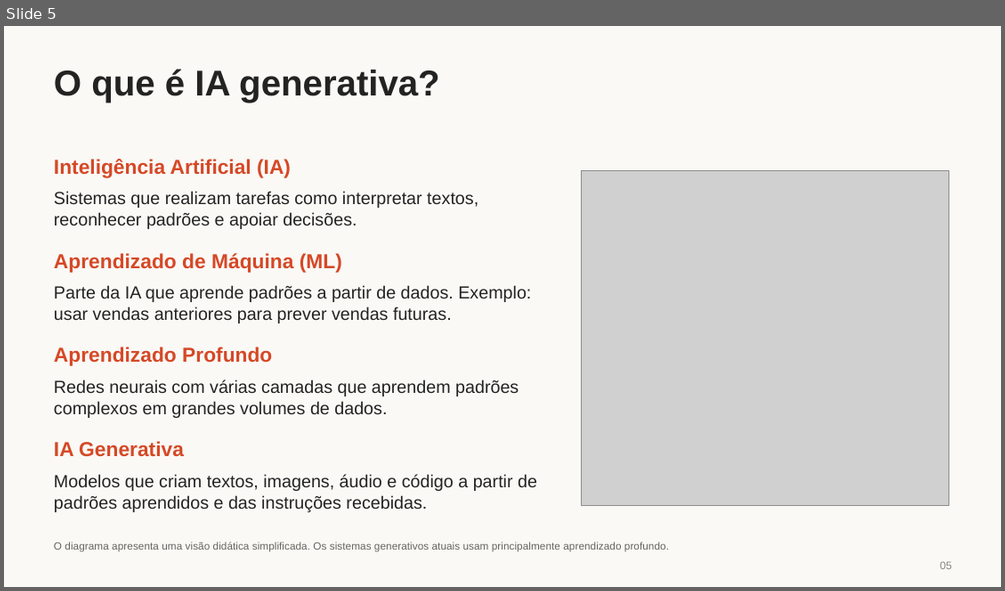
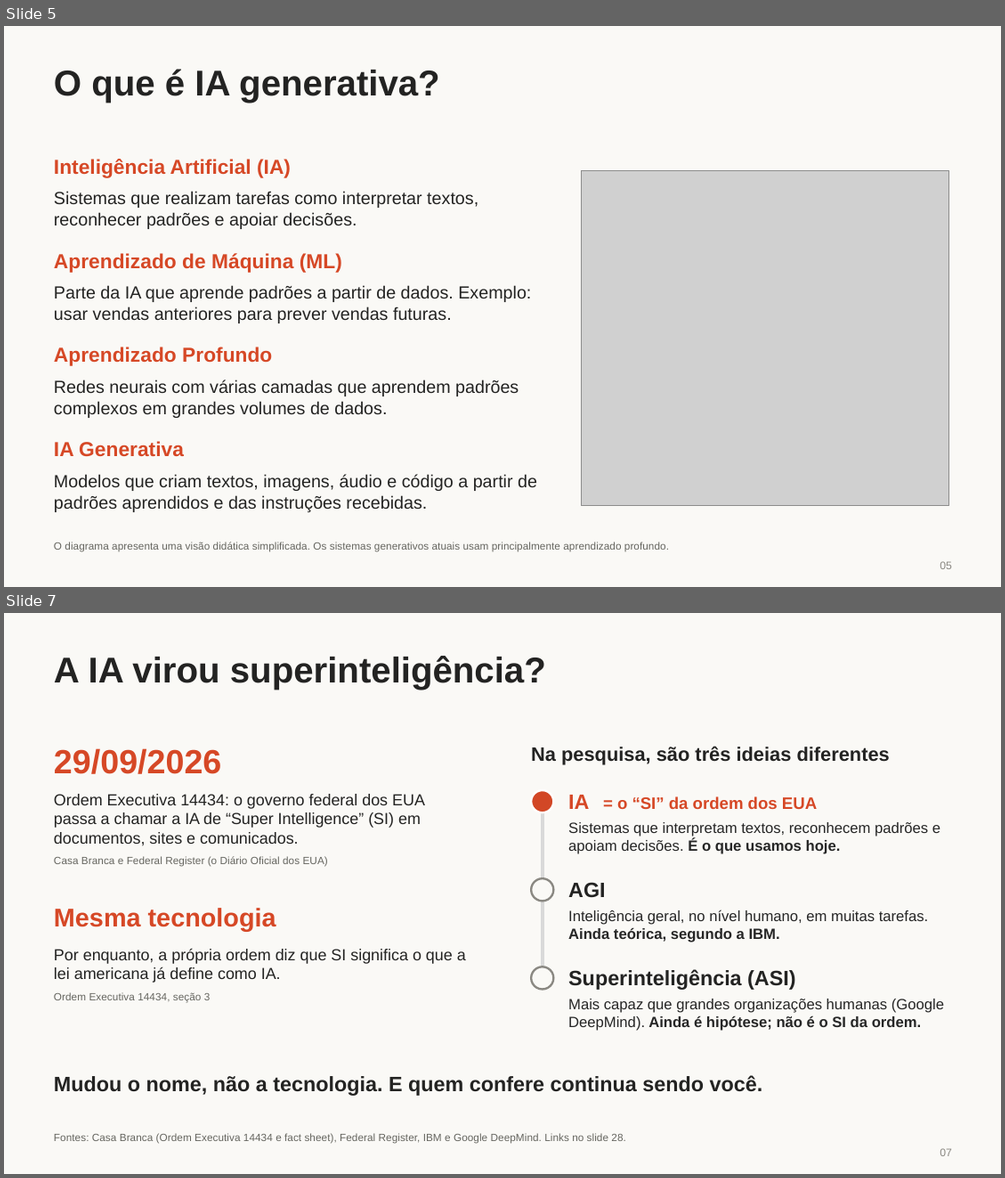
Before and after one commit to LawrenceTeixeira/Secretariado, a slide deck: Lawrence Teixeira - Agentes de IA.pptx. Shown one above the other, each under a label of ours: slide 5 before the commit, slides 5 and 7 after it; the slides between them are not shown. The pictures are 1005x591 and 1005x1178 pixels, drawn with LibreOffice and Linux fonts; fonts in the diff are those of the drawing; grey boxes stand for pictures. Boxes give left, top, right and bottom in pixels: in the first picture for what was removed or moved away, otherwise in the second. Text is boxed around its words. In the diff, an @@ line names an element or a change of style, - is before the commit and + after.

Commit message:
Atualiza materiais de apoio e ensaio para as demos, incluindo ajustes nos slides, manuais e folhas de avaliação. Renomeia pastas e arquivos para refletir as mudanças nas apresentações e corrige referências a slides ocultos. Adiciona informações sobre o novo slide 7 e ajusta cronogramas de ensaio. Atualiza README com novas referências e informações sobre o PPT.

```diff
--- a/Lawrence Teixeira - Agentes de IA.pptx
+++ b/Lawrence Teixeira - Agentes de IA.pptx
@@ slide 7 added at [4, 613, 1001, 1174], background #FAF9F6 @@
@@ title added at [54, 656, 546, 690], 34.5 pt, text #232322, bold @@
+A IA virou superinteligência?
@@ text added at [531, 746, 890, 765], 18.8 pt, text #232322, bold @@
+Na pesquisa, são três ideias diferentes
@@ text added at [54, 748, 221, 774], 32.2 pt, text #D64826, bold @@
+29/09/2026
@@ text added at [54, 794, 425, 846], 15.4 pt, text #232322 @@
+Ordem Executiva 14434: o governo federal dos EUA passa a chamar a IA de “Super Intelligence” (SI) em documentos, sites e comunicados.
@@ ellipse added at [531, 790, 554, 812], fill #D24726, outline #FFFFFF 2 pt @@
@@ text added at [568, 795, 817, 809], 16 pt, text #D64826, bold @@
+IA = o “SI” da ordem dos EUA
@@ line added from (542, 802) to (542, 978), #D9D9D9 3 pt @@
@@ text added at [568, 822, 940, 854], 14.2 pt, text #262626 @@
+Sistemas que interpretam textos, reconhecem padrões e apoiam decisões. É o que usamos hoje.
@@ text added at [54, 856, 328, 867], 10.1 pt, text #666660 @@
+Casa Branca e Federal Register (o Diário Oficial dos EUA)
@@ ellipse added at [531, 878, 554, 900], fill #FAF9F6, outline #8A8882 2 pt @@
@@ text added at [568, 882, 606, 897], 20 pt, text #232322, bold @@
+AGI
@@ text added at [54, 908, 276, 931], 24.8 pt, text #D64826, bold @@
+Mesma tecnologia
@@ text added at [568, 909, 928, 942], 14.2 pt, text #262626 @@
+Inteligência geral, no nível humano, em muitas tarefas. Ainda teórica, segundo a IBM.
@@ text added at [54, 948, 466, 982], 15.4 pt, text #232322 @@
+Por enquanto, a própria ordem diz que SI significa o que a lei americana já define como IA.
@@ ellipse added at [531, 966, 554, 989], fill #FAF9F6, outline #8A8882 2 pt @@
@@ text added at [568, 969, 795, 989], 20 pt, text #232322, bold @@
+Superinteligência (ASI)
@@ text added at [54, 992, 210, 1003], 10.1 pt, text #666660 @@
+Ordem Executiva 14434, seção 3
@@ text added at [568, 998, 944, 1030], 14.2 pt, text #262626 @@
+Mais capaz que grandes organizações humanas (Google DeepMind). Ainda é hipótese; não é o SI da ordem.
@@ text added at [54, 1075, 763, 1095], 20 pt, text #232322, bold @@
+Mudou o nome, não a tecnologia. E quem confere continua sendo você.
@@ text added at [54, 1133, 625, 1143], 10.1 pt, text #666660 @@
+Fontes: Casa Branca (Ordem Executiva 14434 e fact sheet), Federal Register, IBM e Google DeepMind. Links no slide 28.
@@ text added at [939, 1148, 952, 1156], 10.5 pt, text #8A8882 @@
+07
```
Also in this commit, not shown: 16 slides changed, 1 other slide added, 11 other files.
